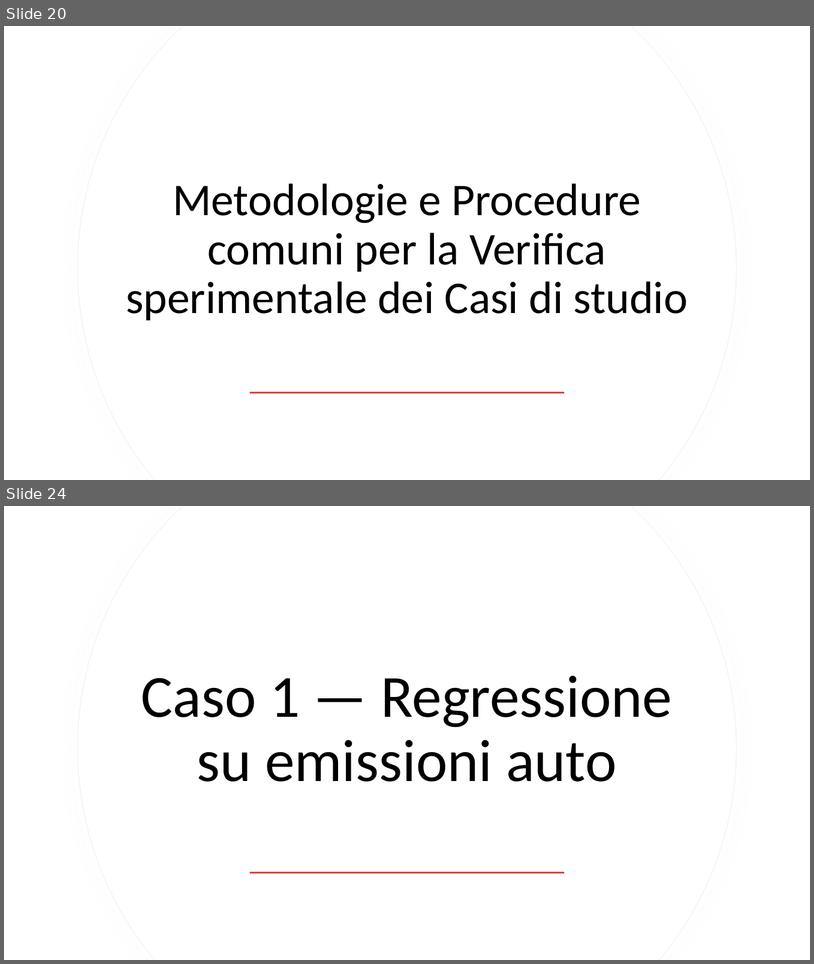
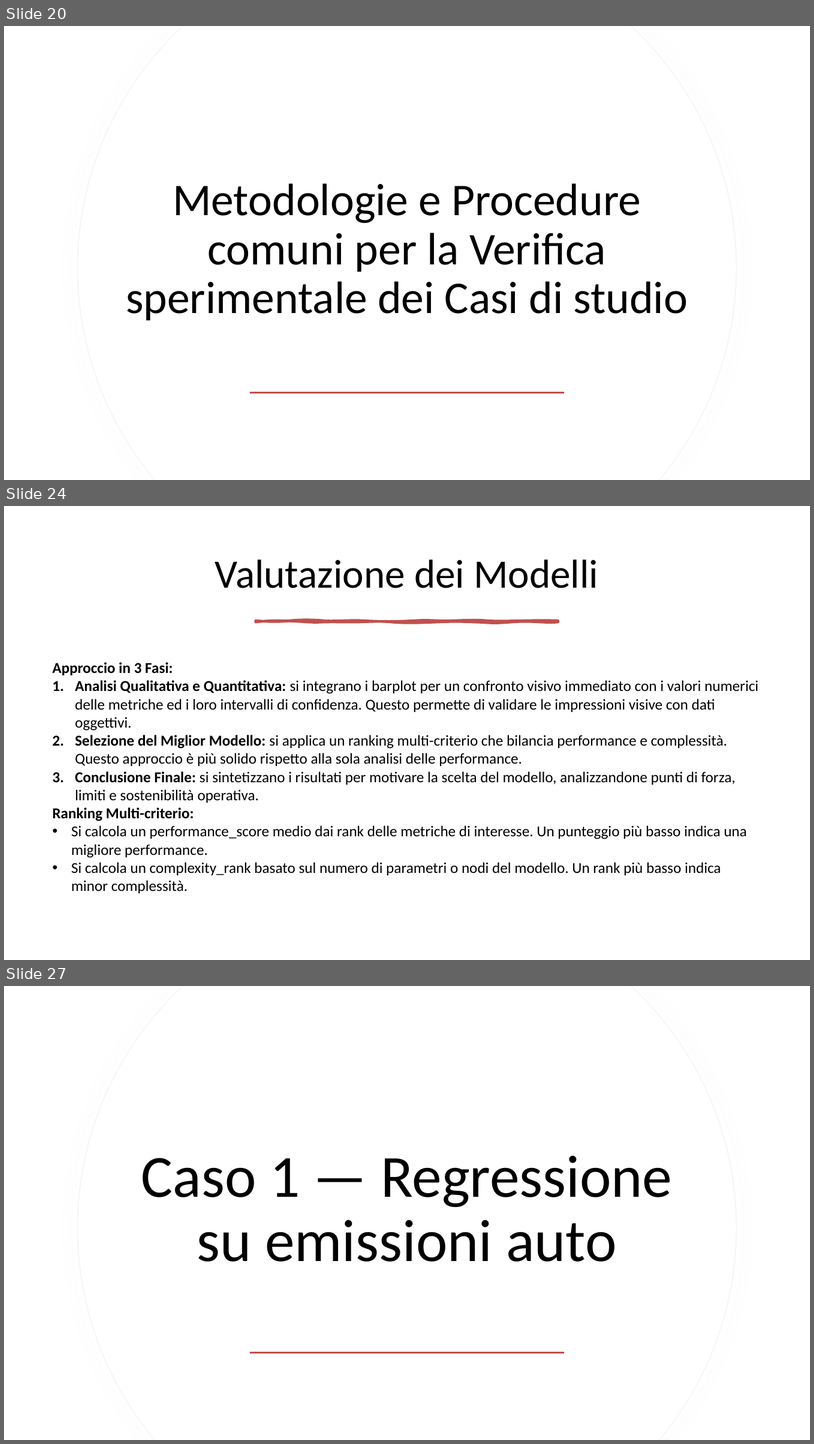
Before and after one commit to mtomas03/Thesis_Paper, a slide deck: Presentation.pptx. Shown one above the other, each under a label of ours: slides 20 and 24 before the commit, slides 20, 24 and 27 after it; the slides between them are not shown. The pictures are 814x964 and 814x1444 pixels, drawn with LibreOffice and Linux fonts; fonts in the diff are those of the drawing. Boxes give left, top, right and bottom in pixels: in the first picture for what was removed or moved away, otherwise in the second. Text is boxed around its words. In the diff, an @@ line names an element or a change of style, - is before the commit and + after.

```diff
--- a/Presentation.pptx
+++ b/Presentation.pptx
@@ slide 24 added at [4, 506, 810, 960], background #FFFFFF @@
@@ title added at [215, 559, 599, 588], 48 pt, text #000000 @@
+Valutazione dei Modelli
@@ freeform shape added at [255, 621, 558, 622], fill #C0504D, outline #C0504D 3.25 pt @@
@@ text added at [53, 662, 759, 893], 18 pt, text #000000 @@
+Approccio in 3 Fasi:
+1. Analisi Qualitativa e Quantitativa: si integrano i barplot per un confronto visivo immediato con i valori numerici delle metriche ed i loro intervalli di confidenza. Questo permette di validare le impressioni visive con dati oggettivi.
+2. Selezione del Miglior Modello: si applica un ranking multi-criterio che bilancia performance e complessità. Questo approccio è più solido rispetto alla sola analisi delle performance.
+3. Conclusione Finale: si sintetizzano i risultati per motivare la scelta del modello, analizzandone punti di forza, limiti e sostenibilità operativa.
+Ranking Multi-criterio:
+• Si calcola un performance_score medio dai rank delle metriche di interesse. Un punteggio più basso indica una migliore performance.
+• Si calcola un complexity_rank basato sul numero di parametri o nodi del modello. Un rank più basso indica minor complessità.
@@ what was slide 24 is now slide 27 @@
```
Also in this commit, not shown: 6 slides changed, 10 other slides added, 2 slides removed.
